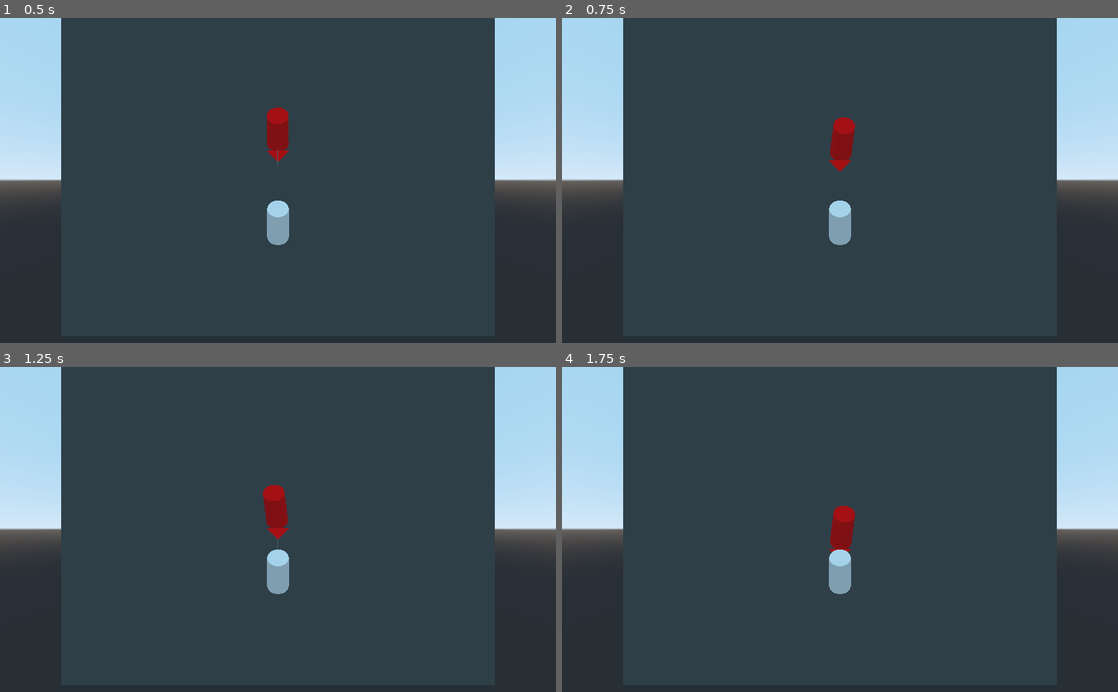
Above: before the commit, frames 1-4 (two rows, left to right).
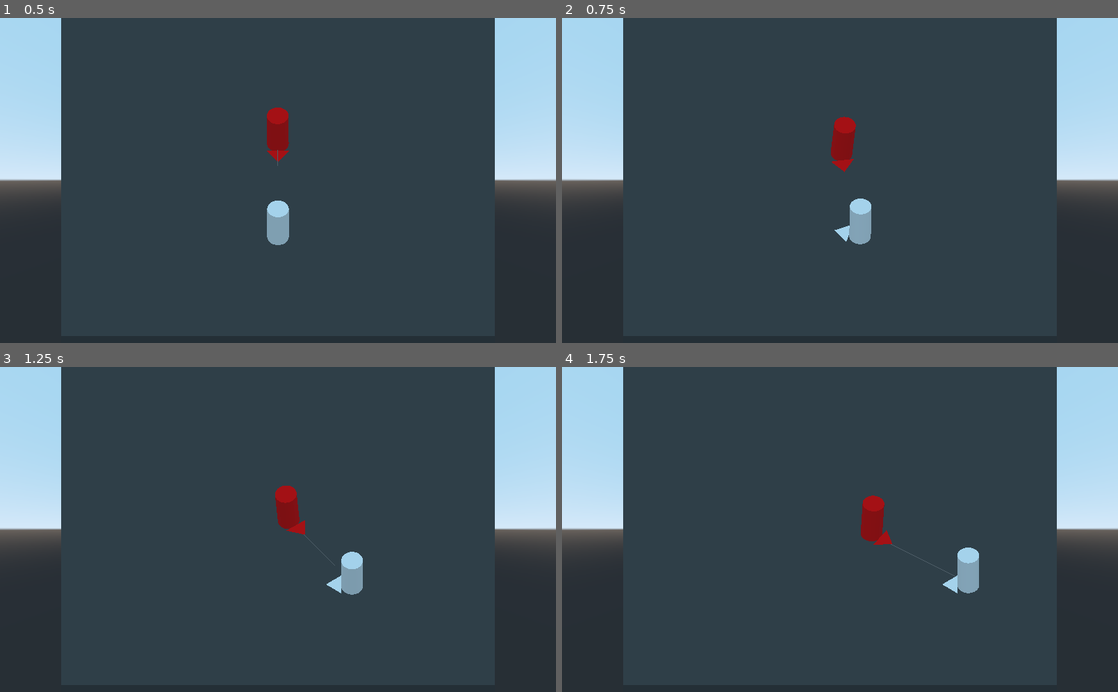
Above: after the commit, the same moments.

Repository: ciromdrs/BaseShooter
Game: Godot game, scene res://tests/Test0.tscn
Same seed, same stepped clock (60 frames per second), same inputs: the game is played once before the commit and once after it. This scene is started directly instead of the project's main scene.
Inputs (mouse positions are in pixels of both pictures, inside the frame that each line leads up to):
- Up to frame 1 (0.5 s): no input
- Up to frame 2 (0.75 s): tap Enter (reset) at 0.5 s; move the mouse to (962, 164) at 0.52 s; hold D (move_right) from 0.53 s (still down); hold Mouse wheel up (cam_zoom_in) from 0.53 s (still down)
- Up to frame 3 (1.25 s): keep holding D (move_right); keep holding Mouse wheel up (cam_zoom_in)
- Up to frame 4 (1.75 s): move the mouse to (728, 545) at 1.27 s; release D (move_right) at 1.28 s; release Mouse wheel up (cam_zoom_in) at 1.28 s; hold Down (move_down) from 1.28 s (still down); tap Mouse wheel down (cam_zoom_out) at 1.35 s

Frame 1 is identical in both runs. In frame 2, 1.0% of the frame differs, in the area x 48-56%, y 30-70%; in frame 3, 1.8%; in frame 4, 2.2%, in the area x 48-75%, y 39-70%.
Error before the commit: Assertion failed: Cannot get child node StateMachine from Player (res://scripts/Util.gd:25)
Error after the commit: Invalid call. Nonexistent function 'is_in_range' in base 'Spatial (AttackState.gd)'. (res://controllers/AIController.gd:61)

Commit message:
Add StateMachine to Player

Diff:
--- a/scenes/Player.tscn
+++ b/scenes/Player.tscn
@@ -1,10 +1,27 @@
-[gd_scene load_steps=3 format=2]
+[gd_scene load_steps=8 format=2]
 
+[ext_resource path="res://scripts/MoveState.tscn" type="PackedScene" id=1]
 [ext_resource path="res://scenes/Character.tscn" type="PackedScene" id=2]
 [ext_resource path="res://scenes/Player.gd" type="Script" id=3]
+[ext_resource path="res://scripts/StateMachine.tscn" type="PackedScene" id=4]
+[ext_resource path="res://scripts/AttackState.tscn" type="PackedScene" id=5]
+[ext_resource path="res://scripts/IdleState.gd" type="Script" id=6]
+[ext_resource path="res://scripts/BeAttackedState.gd" type="Script" id=7]
 
 [node name="Player" instance=ExtResource( 2 )]
 script = ExtResource( 3 )
 
-[node name="AttackState" parent="StateMachine" index="2"]
-hit_start = 0.3
+[node name="StateMachine" parent="." index="2" instance=ExtResource( 4 )]
+initial_state = NodePath("IdleState")
+
+[node name="IdleState" type="Node" parent="StateMachine" index="1"]
+script = ExtResource( 6 )
+animation = "idle"
+
+[node name="AttackState" parent="StateMachine" index="2" instance=ExtResource( 5 )]
+hit_start = 0.0
+
+[node name="BeAttackedState" type="Node" parent="StateMachine" index="3"]
+script = ExtResource( 7 )
+
+[node name="MoveState" parent="StateMachine" index="4" instance=ExtResource( 1 )]
